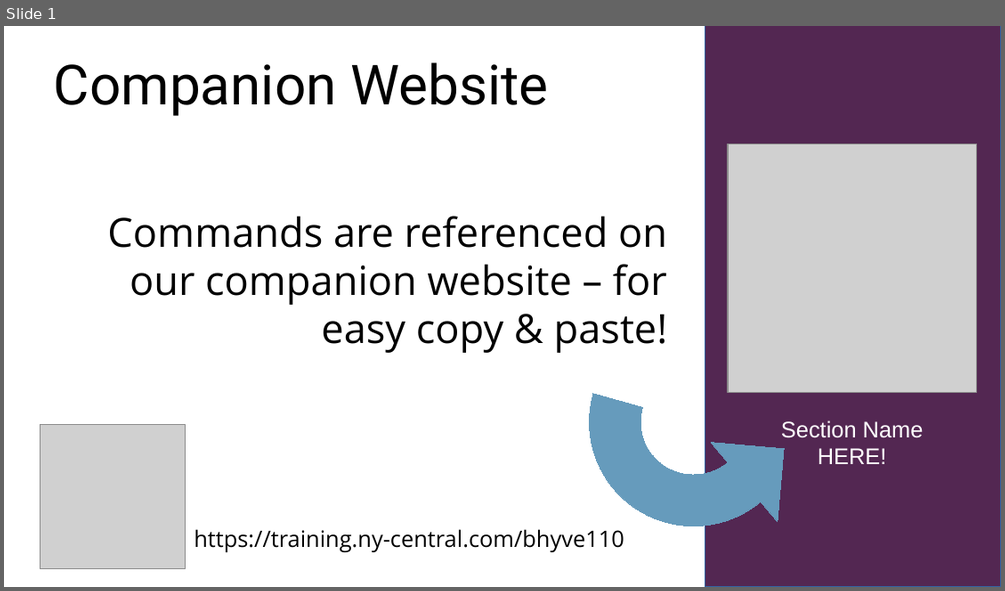
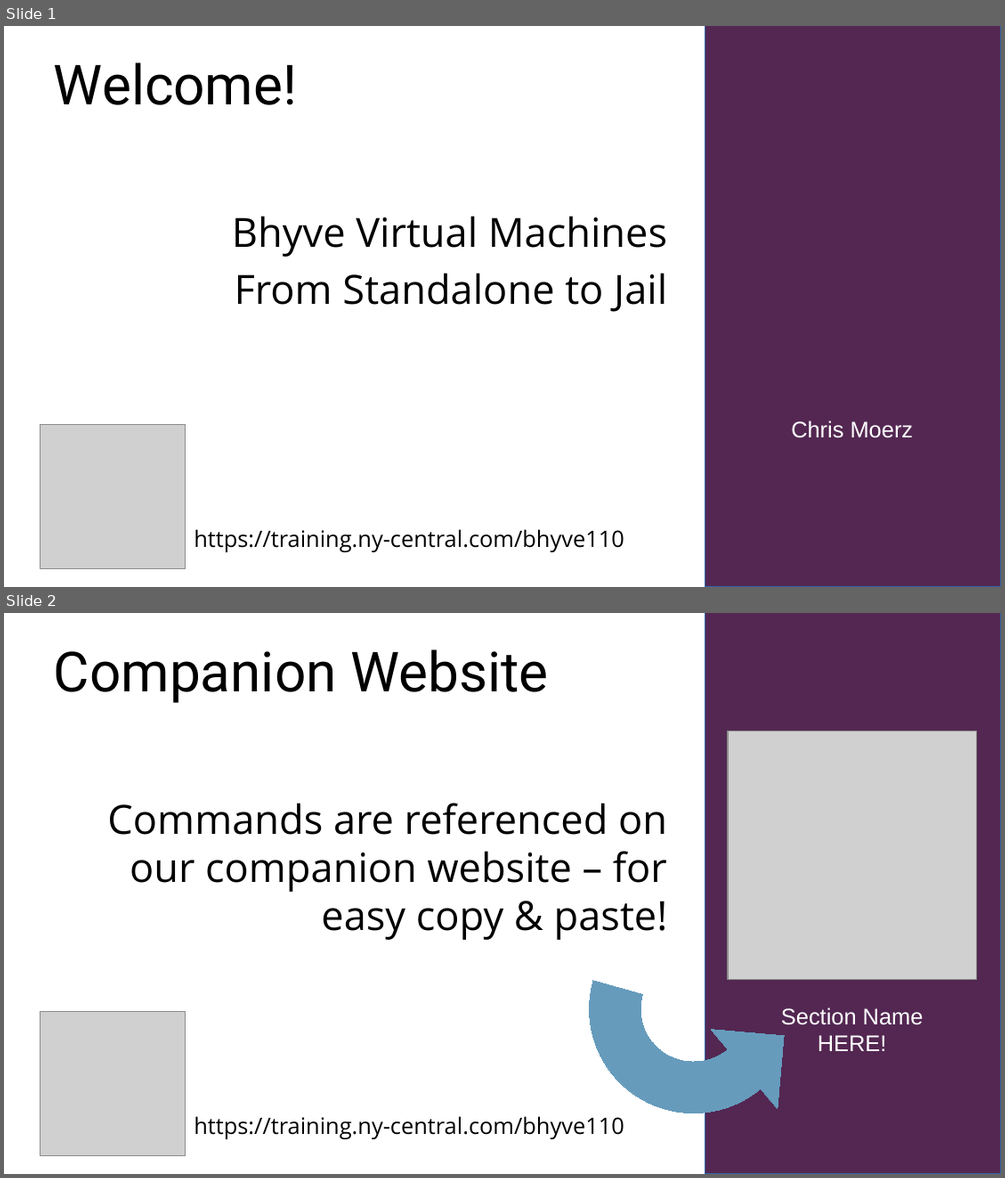
Before and after one commit to christian-moerz/eurobsdcon24, a slide deck: slides/bhyve jailed.odp. Shown one above the other, each under a label of ours: slide 1 before the commit, slides 1 and 2 after it. The pictures are 1005x591 and 1005x1178 pixels, drawn with LibreOffice and Linux fonts; fonts in the diff are those of the drawing; grey boxes stand for pictures. Boxes give left, top, right and bottom in pixels: in the first picture for what was removed or moved away, otherwise in the second. Text is boxed around its words. In the diff, an @@ line names an element or a change of style, - is before the commit and + after.

```diff
--- a/slides/bhyve jailed.odp
+++ b/slides/bhyve jailed.odp
@@ slide 1 added at (4, 26, 1001, 587), background #FFFFFF @@
@@ rectangle added at (705, 26, 1001, 587), fill #532752, outline #3465A4 0 pt @@
@@ title added at (54, 62, 297, 105), 44 pt, text #000000 @@
+Welcome!
@@ text added at (232, 216, 667, 312), 32 pt, text #000000 @@
+Bhyve Virtual Machines
+From Standalone to Jail
@@ picture added at (40, 424, 185, 569) @@
@@ text added at (791, 420, 914, 438), 18 pt, text #FFFFFF @@
+Chris Moerz
@@ text added at (194, 529, 624, 552), 18 pt, text #000000 @@
+https://training.ny-central.com/bhyve110
@@ what was slide 1 is now slide 2 @@
```
Also in this commit, not shown: 1 slide changed, 4 other files.
